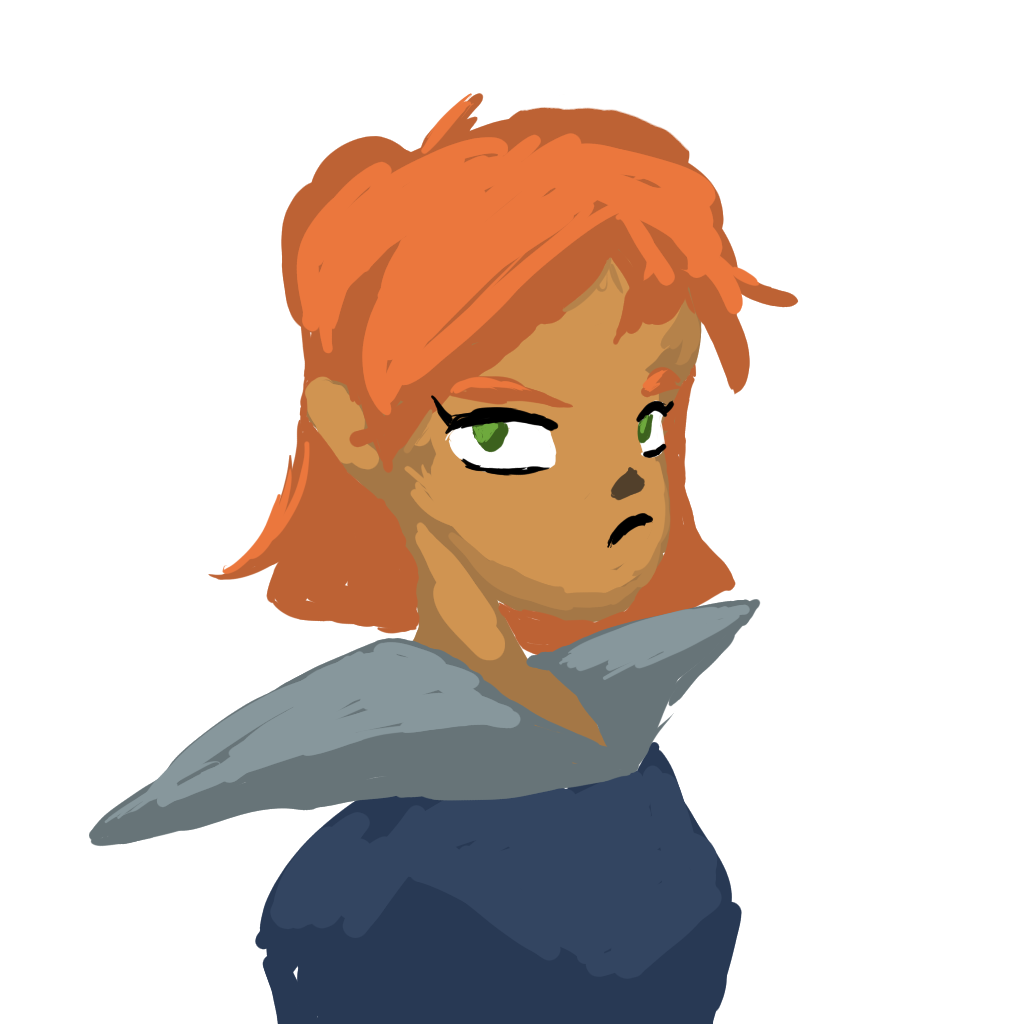
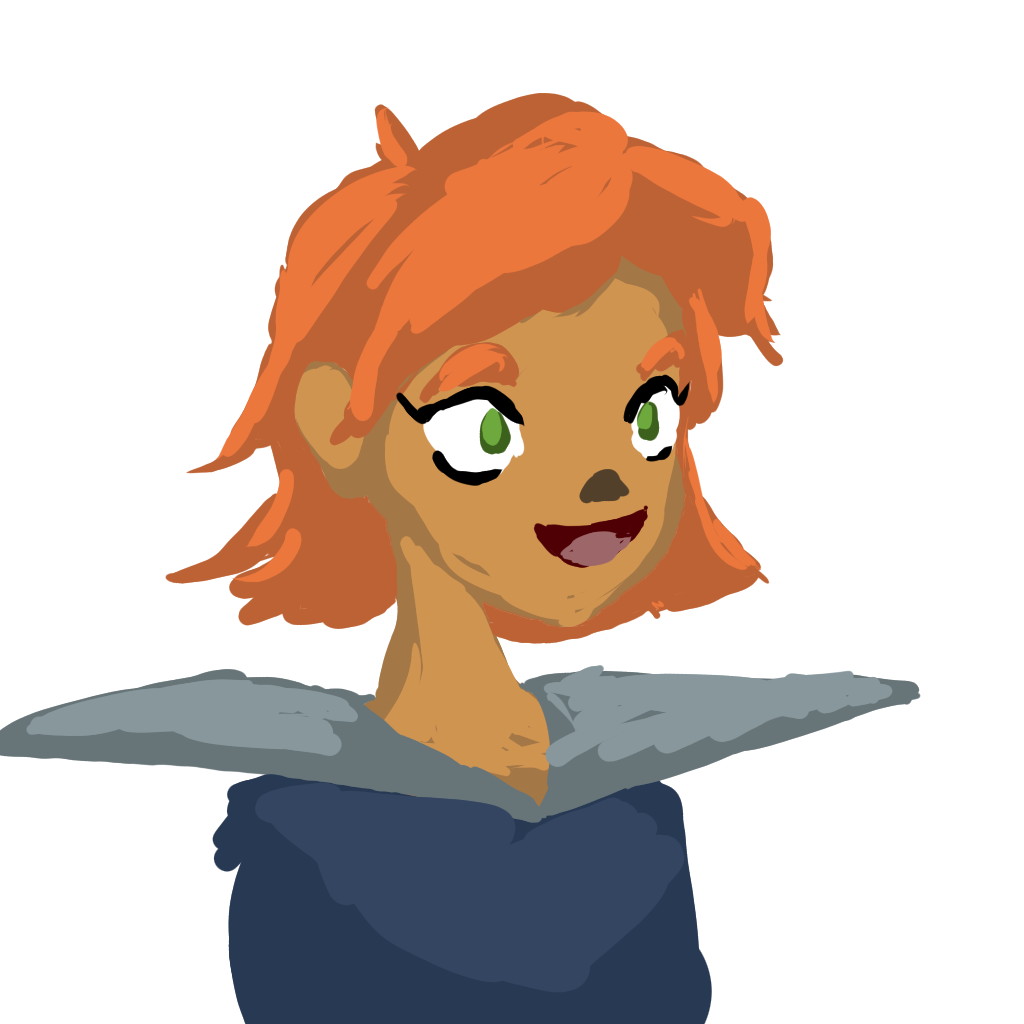
Layer changes from the first (1024, 1024) image to the second:
added layer "colours_excited" above "colours_annoyed" over [0, 93, 921, 1024]
hid "colours_annoyed", painted on it over [64, 93, 832, 1024]
